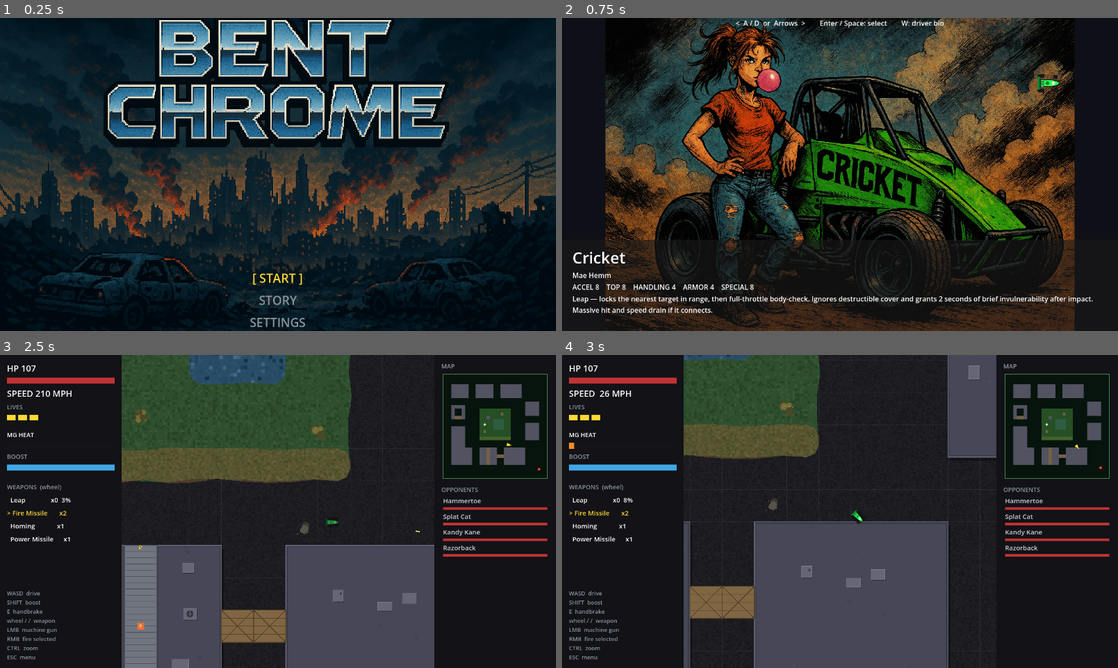
Above: before the commit, frames 1-4 (two rows, left to right).
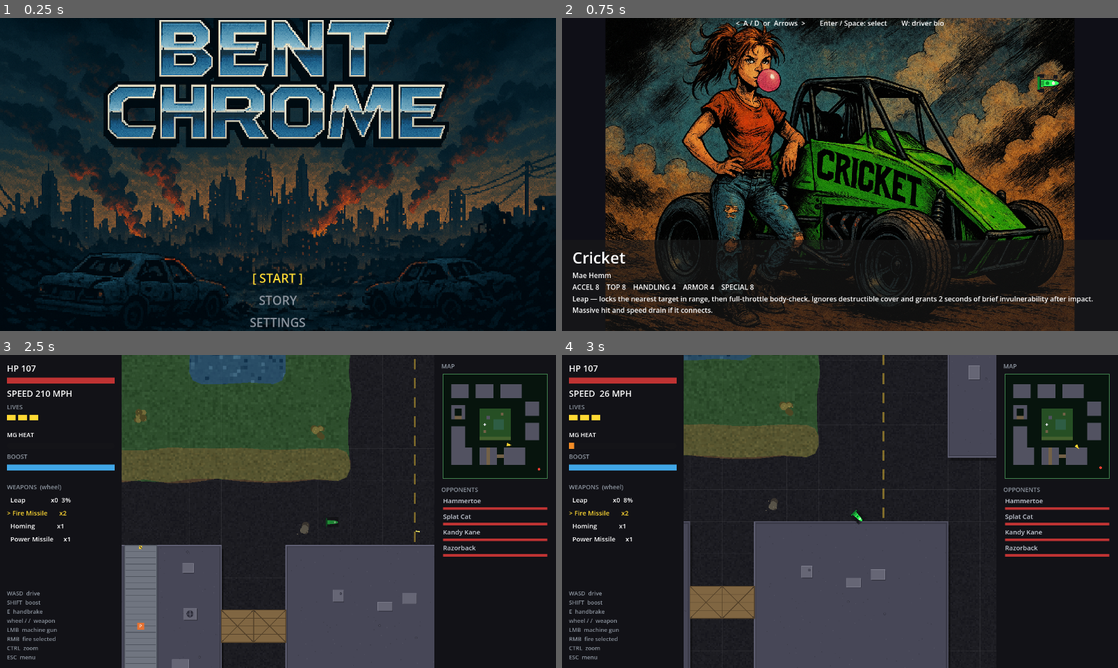
Above: after the commit, the same moments.

Repository: b3p3k0/bentchrome
Game: Godot game, scene res://ui/title.tscn
Two runs of this game, one before a commit and one after it. Both use one fixed random seed, a clock stepped at 60 frames per second and the inputs below.
Inputs (mouse positions are in pixels of both pictures, inside the frame that each line leads up to):
- Up to frame 1 (0.25 s): no input
- Up to frame 2 (0.75 s): tap Enter (select_confirm) at 0.5 s; move the mouse to (962, 158) at 0.52 s; hold D (move_right) from 0.53 s (still down); tap Shift (boost) at 0.6 s; click (962, 158) at 0.67 s
- Up to frame 3 (2.5 s): tap Space at 0.77 s; release D (move_right) at 1.25 s; tap Enter (select_confirm) at 1.25 s; drag from (166, 527) to (278, 480) at 1.27 s; move the mouse to (333, 442) at 2.02 s; hold D (move_right) from 2.03 s (still down); right-click (333, 442) at 2.1 s
- Up to frame 4 (3 s): release D (move_right) at 2.75 s; drag from (812, 574) to (645, 614) at 2.77 s

Frames 1-2 are identical in both runs. In frame 3, 0.1% of the frame differs, in the area x 74-75%, y 1-60%; in frame 4, 0.1%.

Commit message:
A1: the paint crew finally shows up
environment/road_marks.gd draws faded municipal paint — dashed yellow
centerlines, white lane dashes, zebra crosswalks, stop lines — sitting
INTO the worn asphalt at 0.5 alpha. Downtown gets centerlines on all
four main streets plus park crosswalks; Snowy Pass gets centerlines on
the three switchback roads (the dash gaps read as plow wear); the
suburbs get school crosswalks and a main-drag line; the freeway gets
proper lane dashes down both straights.

Co-Authored-By: Claude Fable 5 <noreply@anthropic.com>

Diff:
--- /dev/null
+++ b/environment/road_marks.gd
@@ -0,0 +1,65 @@
+extends Node2D
+## Road markings: dashed center/lane lines, zebra crosswalks, stop lines —
+## faded paint that sits INTO the worn asphalt. One node per marking run;
+## `points` is a world-space polyline (local to this node), `style` picks the
+## treatment. Pure paint, no collision, no gameplay.
+
+const DASH_LEN := 42.0
+const DASH_GAP := 34.0
+const LINE_W := 6.0
+const ZEBRA_W := 56.0     # crosswalk bar length (across the walking direction)
+const ZEBRA_BAR := 16.0   # bar thickness
+const ZEBRA_GAP := 16.0
+const YELLOW := Color(0.85, 0.7, 0.2, 0.55)
+const WHITE := Color(0.85, 0.86, 0.88, 0.5)
+
+@export var points := PackedVector2Array()
+@export var style: StringName = &"dashed_yellow"
+
+func _ready() -> void:
+	queue_redraw()
+
+func _draw() -> void:
+	if points.size() < 2:
+		return
+	match style:
+		&"dashed_yellow":
+			_draw_dashes(YELLOW)
+		&"dashed_white":
+			_draw_dashes(WHITE)
+		&"crosswalk":
+			_draw_zebra()
+		&"stop_line":
+			_draw_stop()
+
+func _draw_dashes(color: Color) -> void:
+	for i in points.size() - 1:
+		var a := points[i]
+		var b := points[i + 1]
+		var dir := (b - a).normalized()
+		var length := a.distance_to(b)
+		var t := 0.0
+		while t < length:
+			var seg_end := minf(t + DASH_LEN, length)
+			draw_line(a + dir * t, a + dir * seg_end, color, LINE_W)
+			t += DASH_LEN + DASH_GAP
+
+func _draw_zebra() -> void:
+	# Bars lie ALONG the segment direction; pedestrians walk across it.
+	for i in points.size() - 1:
+		var a := points[i]
+		var b := points[i + 1]
+		var dir := (b - a).normalized()
+		var perp := dir.orthogonal()
+		var length := a.distance_to(b)
+		var t := ZEBRA_GAP
+		while t + ZEBRA_BAR <= length:
+			var center := a + dir * (t + ZEBRA_BAR * 0.5)
+			draw_set_transform(center, dir.angle(), Vector2.ONE)
+			draw_rect(Rect2(-ZEBRA_BAR * 0.5, -ZEBRA_W * 0.5, ZEBRA_BAR, ZEBRA_W), WHITE)
+			draw_set_transform(Vector2.ZERO, 0.0, Vector2.ONE)
+			t += ZEBRA_BAR + ZEBRA_GAP
+
+func _draw_stop() -> void:
+	for i in points.size() - 1:
+		draw_line(points[i], points[i + 1], WHITE, 14.0)
--- a/levels/arena/arena.tscn
+++ b/levels/arena/arena.tscn
@@ -13,6 +13,7 @@
 [ext_resource type="Shader" path="res://shaders/terrain_speckle.gdshader" id="11_speck"]
 [ext_resource type="Script" path="res://levels/building_deco.gd" id="12_deco"]
 [ext_resource type="PackedScene" path="res://environment/clutter.tscn" id="20_clutter"]
+[ext_resource type="Script" path="res://environment/road_marks.gd" id="21_marks"]
 
 [sub_resource type="ShaderMaterial" id="SM_asphalt"]
 shader = ExtResource("11_speck")
@@ -109,6 +110,43 @@
 script = ExtResource("1_grid")
 extent = Vector2(2368, 2304)
 
+[node name="RoadMarks" type="Node2D" parent="."]
+
+[node name="CenterN" type="Node2D" parent="RoadMarks"]
+script = ExtResource("21_marks")
+points = PackedVector2Array(-1550, -832, 950, -832)
+style = &"dashed_yellow"
+
+[node name="CenterWest" type="Node2D" parent="RoadMarks"]
+script = ExtResource("21_marks")
+points = PackedVector2Array(-832, -960, -832, 700)
+style = &"dashed_yellow"
+
+[node name="CenterEast" type="Node2D" parent="RoadMarks"]
+script = ExtResource("21_marks")
+points = PackedVector2Array(832, -960, 832, 880)
+style = &"dashed_yellow"
+
+[node name="CenterS" type="Node2D" parent="RoadMarks"]
+script = ExtResource("21_marks")
+points = PackedVector2Array(-1500, 1552, 1500, 1552)
+style = &"dashed_yellow"
+
+[node name="CrossParkW" type="Node2D" parent="RoadMarks"]
+script = ExtResource("21_marks")
+points = PackedVector2Array(-1088, -64, -576, -64)
+style = &"crosswalk"
+
+[node name="CrossParkE" type="Node2D" parent="RoadMarks"]
+script = ExtResource("21_marks")
+points = PackedVector2Array(576, -64, 1088, -64)
+style = &"crosswalk"
+
+[node name="CrossN" type="Node2D" parent="RoadMarks"]
+script = ExtResource("21_marks")
+points = PackedVector2Array(-400, -1024, -400, -640)
+style = &"crosswalk"
+
 [node name="GrassZone" type="Area2D" parent="."]
 position = Vector2(0, -64)
 collision_layer = 128
--- a/levels/freeway/freeway.tscn
+++ b/levels/freeway/freeway.tscn
@@ -13,6 +13,7 @@
 [ext_resource type="Shader" path="res://shaders/terrain_speckle.gdshader" id="11_speck"]
 [ext_resource type="Script" path="res://levels/building_deco.gd" id="12_deco"]
 [ext_resource type="PackedScene" path="res://environment/clutter.tscn" id="20_clutter"]
+[ext_resource type="Script" path="res://environment/road_marks.gd" id="21_marks"]
 
 [sub_resource type="ShaderMaterial" id="SM_asphalt"]
 shader = ExtResource("11_speck")
@@ -88,6 +89,18 @@
 script = ExtResource("1_grid")
 extent = Vector2(1600, 3200)
 
+[node name="RoadMarks" type="Node2D" parent="."]
+
+[node name="LaneW" type="Node2D" parent="RoadMarks"]
+script = ExtResource("21_marks")
+points = PackedVector2Array(-640, -2400, -640, 2400)
+style = &"dashed_white"
+
+[node name="LaneE" type="Node2D" parent="RoadMarks"]
+script = ExtResource("21_marks")
+points = PackedVector2Array(640, -2400, 640, 2400)
+style = &"dashed_white"
+
 [node name="ShoulderW" type="Area2D" parent="."]
 position = Vector2(-960, 0)
 collision_layer = 128
--- a/levels/snowy/snowy.tscn
+++ b/levels/snowy/snowy.tscn
@@ -13,6 +13,7 @@
 [ext_resource type="Shader" path="res://shaders/terrain_speckle.gdshader" id="11_speck"]
 [ext_resource type="Script" path="res://levels/building_deco.gd" id="12_deco"]
 [ext_resource type="PackedScene" path="res://environment/clutter.tscn" id="20_clutter"]
+[ext_resource type="Script" path="res://environment/road_marks.gd" id="21_marks"]
 
 [sub_resource type="ShaderMaterial" id="SM_asphalt"]
 shader = ExtResource("11_speck")
@@ -79,6 +80,28 @@
 script = ExtResource("1_grid")
 extent = Vector2(2240, 2240)
 
+[node name="RoadMarks" type="Node2D" parent="."]
+
+[node name="CenterN" type="Node2D" parent="RoadMarks"]
+script = ExtResource("21_marks")
+points = PackedVector2Array(-1600, -1344, 1600, -1344)
+style = &"dashed_yellow"
+
+[node name="CenterMidW" type="Node2D" parent="RoadMarks"]
+script = ExtResource("21_marks")
+points = PackedVector2Array(-1600, 0, -1020, 0)
+style = &"dashed_yellow"
+
+[node name="CenterMidE" type="Node2D" parent="RoadMarks"]
+script = ExtResource("21_marks")
+points = PackedVector2Array(-580, 0, 1600, 0)
+style = &"dashed_yellow"
+
+[node name="CenterS" type="Node2D" parent="RoadMarks"]
+script = ExtResource("21_marks")
+points = PackedVector2Array(-1600, 1344, 1600, 1344)
+style = &"dashed_yellow"
+
 [node name="SnowTop" type="Area2D" parent="."]
 position = Vector2(0, -1600)
 collision_layer = 128
--- a/levels/suburbs/suburbs.tscn
+++ b/levels/suburbs/suburbs.tscn
@@ -13,6 +13,7 @@
 [ext_resource type="Shader" path="res://shaders/terrain_speckle.gdshader" id="11_speck"]
 [ext_resource type="Script" path="res://levels/building_deco.gd" id="12_deco"]
 [ext_resource type="PackedScene" path="res://environment/clutter.tscn" id="20_clutter"]
+[ext_resource type="Script" path="res://environment/road_marks.gd" id="21_marks"]
 
 [sub_resource type="ShaderMaterial" id="SM_asphalt"]
 shader = ExtResource("11_speck")
@@ -82,6 +83,23 @@
 script = ExtResource("1_grid")
 extent = Vector2(2304, 2240)
 
+[node name="RoadMarks" type="Node2D" parent="."]
+
+[node name="CrossSchoolW" type="Node2D" parent="RoadMarks"]
+script = ExtResource("21_marks")
+points = PackedVector2Array(-448, -960, -448, -704)
+style = &"crosswalk"
+
+[node name="CrossSchoolE" type="Node2D" parent="RoadMarks"]
+script = ExtResource("21_marks")
+points = PackedVector2Array(-192, -960, -192, -704)
+style = &"crosswalk"
+
+[node name="CenterMain" type="Node2D" parent="RoadMarks"]
+script = ExtResource("21_marks")
+points = PackedVector2Array(-1700, -64, 1250, -64)
+style = &"dashed_yellow"
+
 [node name="YardA1" type="Area2D" parent="."]
 position = Vector2(-1216, -1216)
 collision_layer = 128
Not shown, added: environment/road_marks.gd.uid
Not shown: 1 places in levels/arena/arena.tscn that only renumber resources
Not shown: 1 places in levels/freeway/freeway.tscn that only renumber resources
Not shown: 1 places in levels/snowy/snowy.tscn that only renumber resources
Not shown: 1 places in levels/suburbs/suburbs.tscn that only renumber resources
